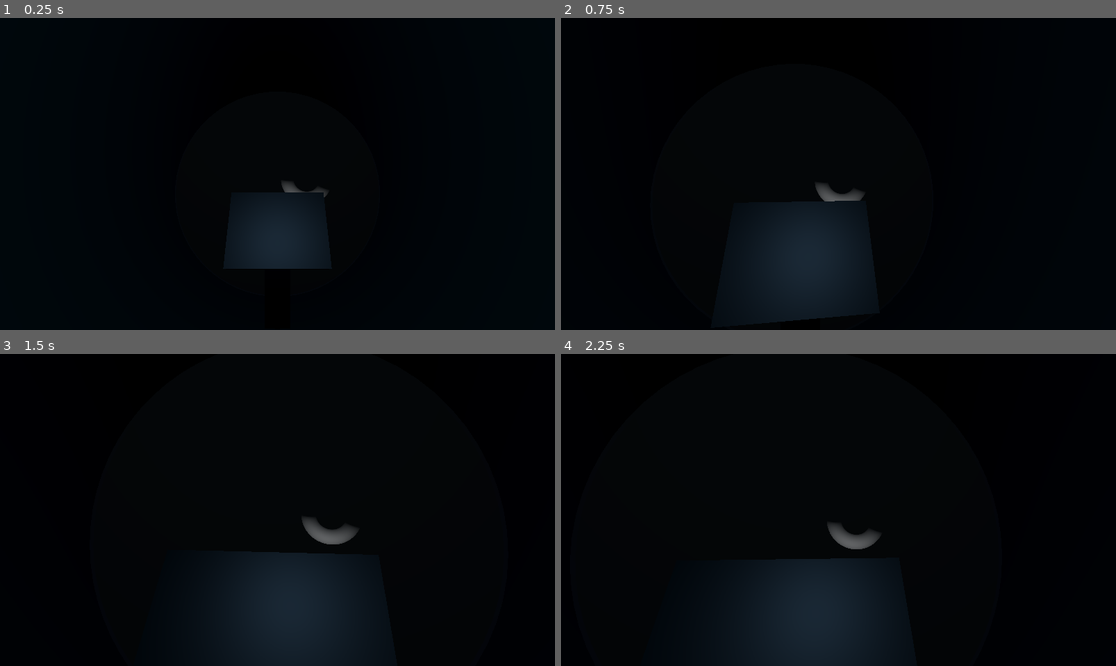
Above: before the commit, frames 1-4 (two rows, left to right).
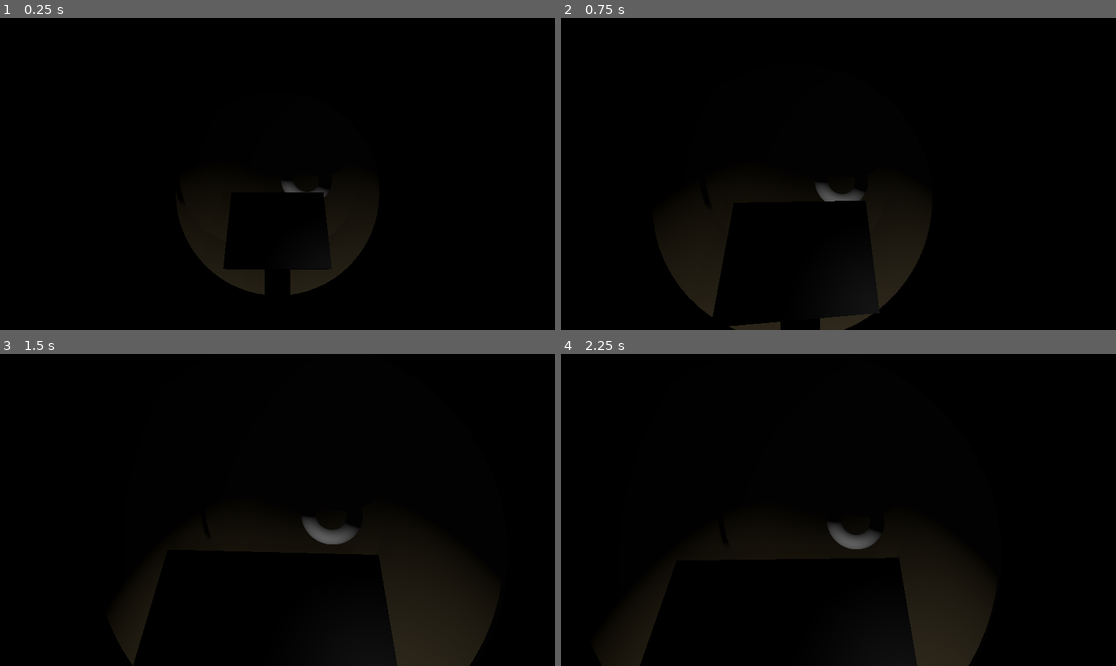
Above: after the commit, the same moments.

Repository: BVenturaDev/DeepDark
Game: Godot game, scene res://scenes/levels/dev_env.tscn
Same seed, same stepped clock (60 frames per second), same inputs: the game is played once before the commit and once after it.
Inputs (mouse positions are in pixels of both pictures, inside the frame that each line leads up to):
- Up to frame 1 (0.25 s): no input
- Up to frame 2 (0.75 s): tap Enter at 0.5 s; move the mouse to (866, 174) at 0.52 s; hold W (move_forward) from 0.53 s (still down); hold K (cam_light) from 0.53 s (still down)
- Up to frame 3 (1.5 s): keep holding W (move_forward); tap Space at 1.25 s; move the mouse to (249, 510) at 1.27 s; release K (cam_light) at 1.28 s; tap . (next_camera) at 1.35 s
- Up to frame 4 (2.25 s): keep holding W (move_forward); tap Enter at 2 s; move the mouse to (849, 503) at 2.02 s; hold , (previous_camera) from 2.03 s (still down)

The runs differ from the first frame. In frame 1, 6.0% of the frame differs, in the area x 34-67%, y 55-89%; in frame 2, 11%; in frame 3, 14%, in the area x 22-89%, y 63-100%; in frame 4, 13%.

Commit message:
Shading and  Base Cave

Diff:
--- /dev/null
+++ b/assets/meshes/cave/cave_mesh.tres
@@ -0,0 +1,12 @@
+[gd_resource type="CylinderMesh" load_steps=2 format=3 uid="uid://4vg0jktxep0t"]
+
+[ext_resource type="Material" uid="uid://bwnn2vmdsmpx8" path="res://materials/environment/cave_wall.tres" id="1_n241i"]
+
+[resource]
+material = ExtResource("1_n241i")
+flip_faces = true
+top_radius = 40.0
+bottom_radius = 40.0
+height = 200.0
+cap_top = false
+cap_bottom = false
--- /dev/null
+++ b/environments/cave_environment.tres
@@ -0,0 +1,17 @@
+[gd_resource type="Environment" format=3 uid="uid://d0hatdbql1sul"]
+
+[resource]
+resource_local_to_scene = true
+background_energy_multiplier = 0.0
+ambient_light_energy = 0.0
+ssr_enabled = true
+ssao_enabled = true
+sdfgi_enabled = true
+sdfgi_use_occlusion = true
+fog_light_color = Color(0.0406919, 0.106947, 0.20332, 1)
+fog_sun_scatter = 1.0
+fog_density = 0.1504
+volumetric_fog_enabled = true
+volumetric_fog_density = 0.1342
+volumetric_fog_albedo = Color(0.0093692, 0.10755, 0.202062, 1)
+volumetric_fog_emission_energy = 0.0
--- /dev/null
+++ b/materials/environment/cave_wall.tres
@@ -0,0 +1,4 @@
+[gd_resource type="StandardMaterial3D" format=3 uid="uid://bwnn2vmdsmpx8"]
+
+[resource]
+albedo_color = Color(0.598225, 0.527222, 0.370647, 1)
--- a/scenes/entities/screen.tscn
+++ b/scenes/entities/screen.tscn
@@ -18,17 +18,17 @@
 void fragment()
 {
 	ALBEDO = texture(screen_tex, vec2(UV.y, 1.0 - UV.x)).rgb;
-	//EMISSION = texture(screen_tex, vec2(UV.x, 1.0 - UV.y)).rgb * 0.01;
+	EMISSION = texture(screen_tex, vec2(UV.x, 1.0 - UV.y)).rgb;
 }"
 
-[sub_resource type="ViewportTexture" id="ViewportTexture_b1pyx"]
+[sub_resource type="ViewportTexture" id="ViewportTexture_e2asp"]
 viewport_path = NodePath("SubViewport")
 
 [sub_resource type="ShaderMaterial" id="ShaderMaterial_375h2"]
 resource_local_to_scene = true
 render_priority = 0
 shader = SubResource("Shader_1xnl0")
-shader_parameter/screen_tex = SubResource("ViewportTexture_b1pyx")
+shader_parameter/screen_tex = SubResource("ViewportTexture_e2asp")
 
 [sub_resource type="PlaneMesh" id="PlaneMesh_y7p4j"]
 material = SubResource("ShaderMaterial_375h2")
@@ -115,3 +115,14 @@
 visible = false
 shadow_enabled = true
 spot_range = 200.0
+
+[node name="OmniLight3D" type="OmniLight3D" parent="."]
+transform = Transform3D(1, 0, 0, 0, 1, 0, 0, 0, 1, -0.167091, 0, 0)
+light_color = Color(0.400698, 0.400698, 0.400698, 1)
+light_energy = 0.25
+shadow_enabled = true
+distance_fade_enabled = true
+distance_fade_begin = 1.0
+distance_fade_shadow = 3.0
+distance_fade_length = 3.0
+omni_range = 3.0
--- a/scenes/entities/submarine.tscn
+++ b/scenes/entities/submarine.tscn
@@ -91,14 +91,6 @@
 [node name="Node3DInterior" type="Node3D" parent="Interior"]
 transform = Transform3D(2, 0, 0, 0, 2, 0, 0, 0, 2, 0, 0, 0)
 
-[node name="OmniLight3D" type="OmniLight3D" parent="Interior/Node3DInterior"]
-transform = Transform3D(1, 0, 0, 0, 1, 0, 0, 0, 1, 0.108488, 0.444193, -4.74217e-09)
-light_color = Color(0.396181, 0.552826, 0.694586, 1)
-light_energy = 0.5
-distance_fade_enabled = true
-distance_fade_begin = 1.0
-distance_fade_length = 3.0
-
 [node name="Node3DControlConsole" type="StaticBody3D" parent="Interior/Node3DInterior"]
 transform = Transform3D(1, 0, 0, 0, 1, 0, 0, 0, 1, -0.834657, -0.485203, 3.6484e-08)
 collision_layer = 2
--- a/scenes/levels/dev_env.tscn
+++ b/scenes/levels/dev_env.tscn
@@ -1,8 +1,13 @@
-[gd_scene load_steps=3 format=3 uid="uid://cmugi8il1ln2l"]
+[gd_scene load_steps=6 format=3 uid="uid://cmugi8il1ln2l"]
 
 [ext_resource type="PackedScene" uid="uid://c22ahfk2dg3k6" path="res://scenes/entities/submarine.tscn" id="1_8jp3a"]
+[ext_resource type="Environment" uid="uid://d0hatdbql1sul" path="res://environments/cave_environment.tres" id="2_ysy44"]
+[ext_resource type="CylinderMesh" uid="uid://4vg0jktxep0t" path="res://assets/meshes/cave/cave_mesh.tres" id="3_n8g6l"]
 
 [sub_resource type="TorusMesh" id="TorusMesh_wl2ws"]
+
+[sub_resource type="BoxShape3D" id="BoxShape3D_x8ci7"]
+size = Vector3(1, 80, 200)
 
 [node name="DevEnv" type="Node3D"]
 
@@ -31,3 +36,55 @@
 [node name="MeshInstance3D2" type="MeshInstance3D" parent="."]
 transform = Transform3D(0.208357, 0.868442, 0.449885, 0.0391736, 0.452201, -0.891056, -0.977268, 0.203281, 0.060199, -10.637, 3.08983, -3.00279)
 mesh = SubResource("TorusMesh_wl2ws")
+
+[node name="WorldEnvironment" type="WorldEnvironment" parent="."]
+environment = ExtResource("2_ysy44")
+
+[node name="Cave" type="Node3D" parent="."]
+
+[node name="CaveWall" type="StaticBody3D" parent="Cave"]
+
+[node name="MeshInstance3DCaveWall" type="MeshInstance3D" parent="Cave/CaveWall"]
+transform = Transform3D(1, 0, 0, 0, -4.37114e-08, -1, 0, 1, -4.37114e-08, 0, 0, 0)
+mesh = ExtResource("3_n8g6l")
+skeleton = NodePath("../..")
+
+[node name="CollisionShape3D" type="CollisionShape3D" parent="Cave/CaveWall"]
+transform = Transform3D(1, 0, 0, 0, 1, 0, 0, 0, 1, 40, 0, 0)
+shape = SubResource("BoxShape3D_x8ci7")
+
+[node name="CollisionShape3D4" type="CollisionShape3D" parent="Cave/CaveWall"]
+transform = Transform3D(1, 0, 0, 0, 1, 0, 0, 0, 1, -40, 0, 0)
+shape = SubResource("BoxShape3D_x8ci7")
+
+[node name="CollisionShape3D2" type="CollisionShape3D" parent="Cave/CaveWall"]
+transform = Transform3D(-4.37114e-08, -1, 0, 1, -4.37114e-08, 0, 0, 0, 1, 0, 40, 0)
+shape = SubResource("BoxShape3D_x8ci7")
+
+[node name="CollisionShape3D3" type="CollisionShape3D" parent="Cave/CaveWall"]
+transform = Transform3D(-4.37114e-08, -1, 0, 1, -4.37114e-08, 0, 0, 0, 1, 0, -40, 0)
+shape = SubResource("BoxShape3D_x8ci7")
+
+[node name="CaveWall2" type="StaticBody3D" parent="Cave"]
+transform = Transform3D(1, 0, 0, 0, 0.861142, -0.508365, 0, 0.508365, 0.861142, 3.36063, 42.6174, -164.443)
+
+[node name="MeshInstance3DCaveWall" type="MeshInstance3D" parent="Cave/CaveWall2"]
+transform = Transform3D(1, 0, 0, 0, -4.37114e-08, -1, 0, 1, -4.37114e-08, 0, 0, 0)
+mesh = ExtResource("3_n8g6l")
+skeleton = NodePath("../..")
+
+[node name="CollisionShape3D" type="CollisionShape3D" parent="Cave/CaveWall2"]
+transform = Transform3D(1, 0, 0, 0, 1, 0, 0, 0, 1, 40, 0, 0)
+shape = SubResource("BoxShape3D_x8ci7")
+
+[node name="CollisionShape3D4" type="CollisionShape3D" parent="Cave/CaveWall2"]
+transform = Transform3D(1, 0, 0, 0, 1, 0, 0, 0, 1, -40, 0, 0)
+shape = SubResource("BoxShape3D_x8ci7")
+
+[node name="CollisionShape3D2" type="CollisionShape3D" parent="Cave/CaveWall2"]
+transform = Transform3D(-4.37114e-08, -1, 0, 1, -4.37114e-08, 0, 0, 0, 1, 0, 40, 0)
+shape = SubResource("BoxShape3D_x8ci7")
+
+[node name="CollisionShape3D3" type="CollisionShape3D" parent="Cave/CaveWall2"]
+transform = Transform3D(-4.37114e-08, -1, 0, 1, -4.37114e-08, 0, 0, 0, 1, 0, -40, 0)
+shape = SubResource("BoxShape3D_x8ci7")
--- a/shaders/screen_shader.gdshader
+++ b/shaders/screen_shader.gdshader
@@ -6,5 +6,5 @@
 void fragment()
 {
 	ALBEDO = texture(screen_tex, vec2(UV.y, 1.0 - UV.x)).rgb;
-	//EMISSION = texture(screen_tex, vec2(UV.x, 1.0 - UV.y)).rgb * 0.01;
+	EMISSION = texture(screen_tex, vec2(UV.x, 1.0 - UV.y)).rgb;
 }
